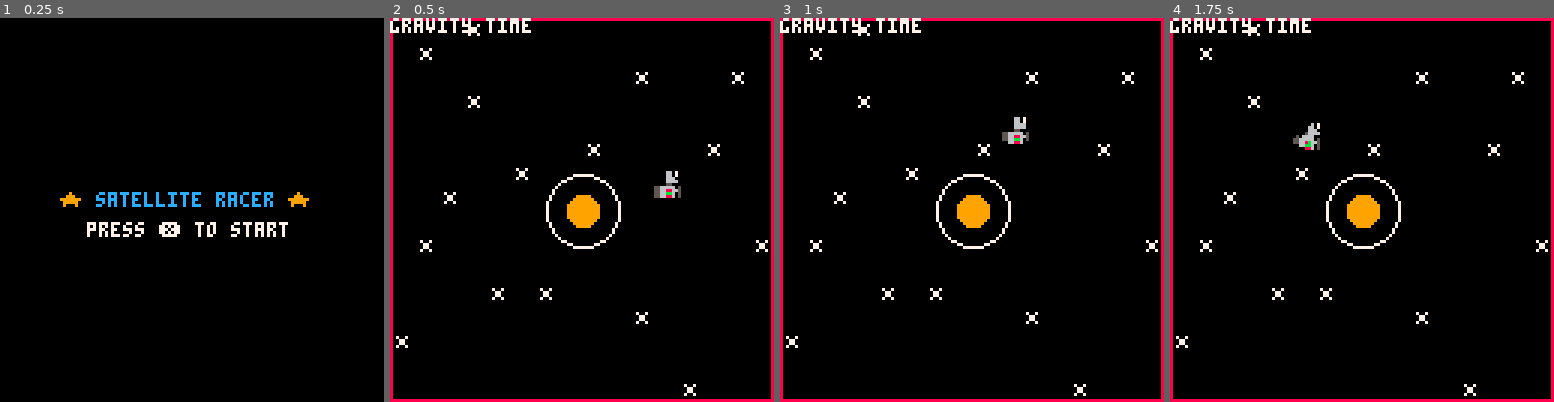
Above: before the commit, frames 1-4 (left to right).
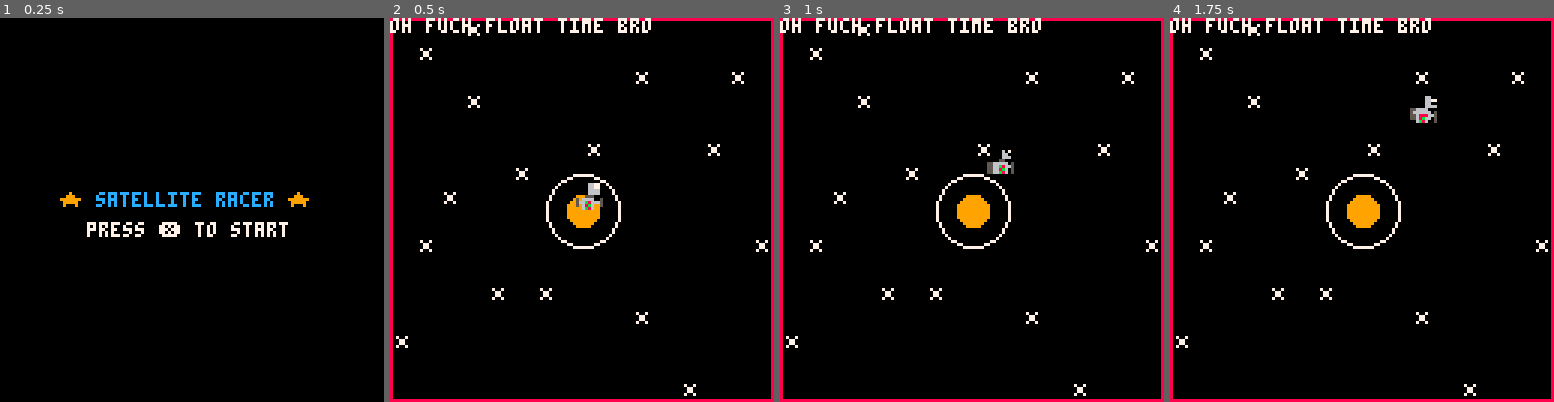
Above: after the commit, the same moments.

Repository: jackawackadoo/Sattelite_Racer
Game: PICO-8 cartridge sattelite_racer.p8
The game is run twice, just before and just after one commit, with the same random seed, the same clock (stepped at 60 frames per second) and the same inputs.
Inputs:
- Up to frame 1 (0.25 s): no input
- Up to frame 2 (0.5 s): tap X (X key) at 0.33 s
- Up to frame 3 (1 s): no input
- Up to frame 4 (1.75 s): tap X (X key) at 1.07 s; hold Right from 1.6 s (still down)

Frame 1 is identical in both runs. In frame 2, 1.5% of the frame differs, in the area x 1-76%, y 0-50%; in frame 3, 1.4%; in frame 4, 1.5%, in the area x 1-70%, y 0-35%.

Commit message:
non gravity movement actually works

Diff:
--- a/sattelite_racer.p8
+++ b/sattelite_racer.p8
@@ -38,8 +38,10 @@
 		angle += 3
 		if (angle > 360) angle = 0
 		cls()
+		satellite.angle = 25
+		update_pos(satellite)
 		s = 1
-	 sa = angle_r / 360
+	 satellite.angle = angle_r / 360
 		x = originx + radius * cos(angle/360)
 		y = originy + radius * sin(angle/360)
 		if btn(➡️) then angle_r -= 3 end
@@ -50,12 +52,12 @@
 
 function _draw()
 	planet = {x = 64, y = 64, radius = 5}
-	satellite = {x = 70, y = 64}
+
 	map(0,0, 0, 0, 128, 128)
 	rect(0,0,127,127, 8)
 	draw_planet(64,64,5, 9)
 	check_gravity(satellite, planet)
-	rspr(s*8,0,8,8,sa,x,y,size,size)
+	rspr(s*8,0,8,8,satellite.angle,satellite.x,satellite.y,size,size)
 end
 
 
@@ -141,7 +143,7 @@
 -- speed: delta x per update
 -- is gravity pullling sat
 -- radius of orbit
-satellite = {x = 0, y = 0, angle = 0, launch_angle = 0, speed = 0,gravity = false, radius = 0}
+satellite = {x = 64, y = 64, angle = 0.23, launch_angle = 0.16, speed = 0.5,gravity = false, radius = 0}
 
 
 -- update satellie table
@@ -160,8 +162,8 @@
 		-- orbit planet
 	else
 		-- no gravity movement
-		sat.x += speed
-		sat.y += tan(sat.launch_angle) * speed
+		sat.x += sat.speed
+		sat.y += tan(sat.launch_angle) * sat.speed
 	end
 end
 
